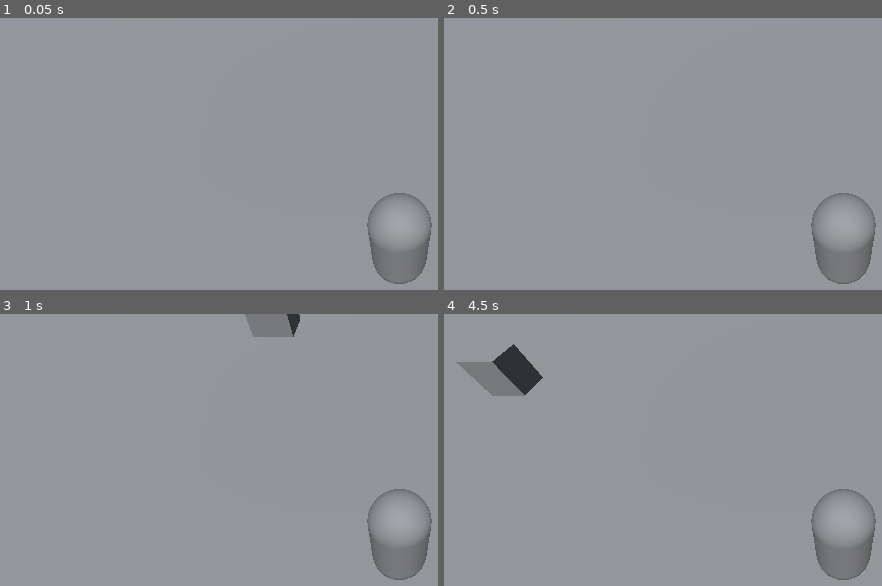
Above: before the commit, frames 1-4 (two rows, left to right).
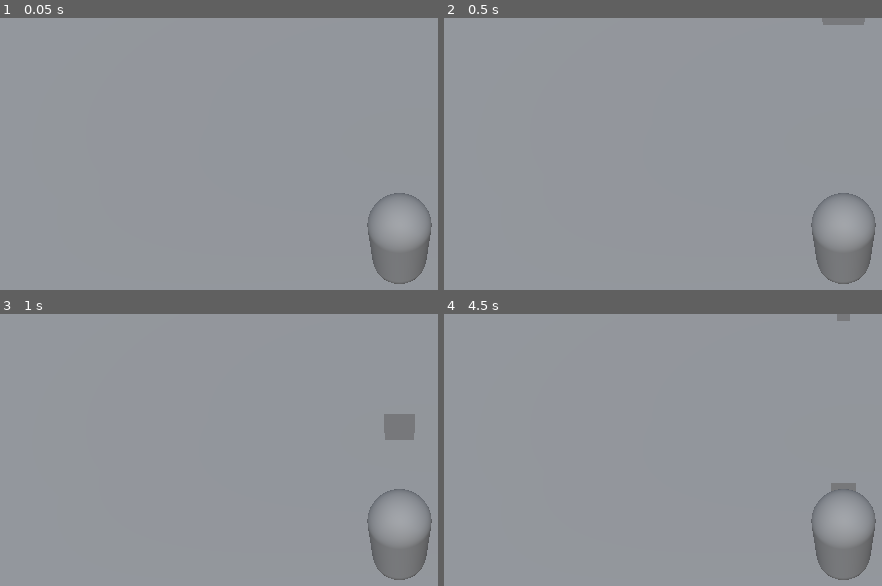
Above: after the commit, the same moments.

Repository: dima101130/Nuke-Floppa
Game: Godot game, scene res://world.tscn
Two runs of this game, one before a commit and one after it. Both use one fixed random seed, a clock stepped at 60 frames per second and the inputs below.
Inputs:
- Up to frame 1 (0.05 s): no input
- Up to frame 2 (0.5 s): no input
- Up to frame 3 (1 s): tap Enter at 0.5 s; hold D (right) from 0.53 s (still down); hold Shift (sprint) from 0.53 s (still down); tap Space (jump) at 0.77, 0.8 s
- Up to frame 4 (4.5 s): tap Space (jump) at 1.07, 1.35, 1.52, 1.82, 2.3, 3.02, 3.32, 3.6, 3.77, 4.07 s; release D (right) at 1.28 s; release Shift (sprint) at 1.28 s; hold S (backward) 1.28-2.03 s; tap Shift (sprint) at 1.55, 2.85, 4.35 s; hold D (right) 2.03-2.78 s; hold Shift (sprint) 2.03-2.78 s; hold W (forward) 2.78-3.53 s; hold A (left) from 3.53 s (still down)

Frame 1 is identical in both runs. In frame 2, 0.2% of the frame differs, in the area x 86-97%, y 0-3%; in frame 3, 1.6%; in frame 4, 2.2%, in the area x 2-95%, y 0-66%.
Error after the commit: Parse Error: Unexpected "Identifier" in class body. (res://player.gd:16)

Commit message:
LOL UPDADTE

Diff:
--- a/player.gd
+++ b/player.gd
@@ -14,6 +14,8 @@
 var speed
 
 var mousepos = Vector2()
+
+print("lol")
 
 func _input(event):
 	if event is InputEventMouse:
--- a/world.tscn
+++ b/world.tscn
@@ -36,12 +36,12 @@
 
 [node name="Player" parent="." instance=ExtResource("1_ybutk")]
 transform = Transform3D(1, 0, 0, 0, 1, 0, 0, 0, 1, 0, 6.28459, 1.04043)
-walk_speed = 6.0
-sprint_speed = 10.0
-gravity = 9.8
-jump_power = 10.0
-h_accel = 35.0
-v_accel = 35.0
+walk_speed = null
+sprint_speed = null
+gravity = null
+jump_power = null
+h_accel = null
+v_accel = null
 
 [node name="RigidBody3D" type="RigidBody3D" parent="."]
 transform = Transform3D(1, 0, 0, 0, 1, 0, 0, 0, 1, 0, 9.0215, -4.9555)
